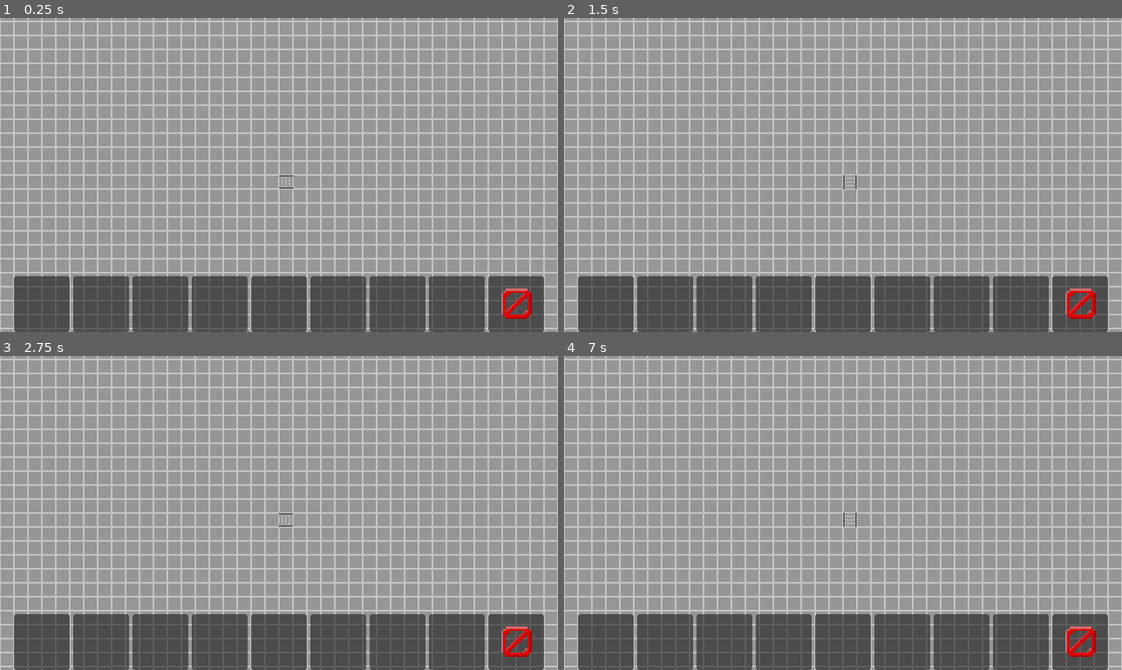
Above: before the commit, frames 1-4 (two rows, left to right).
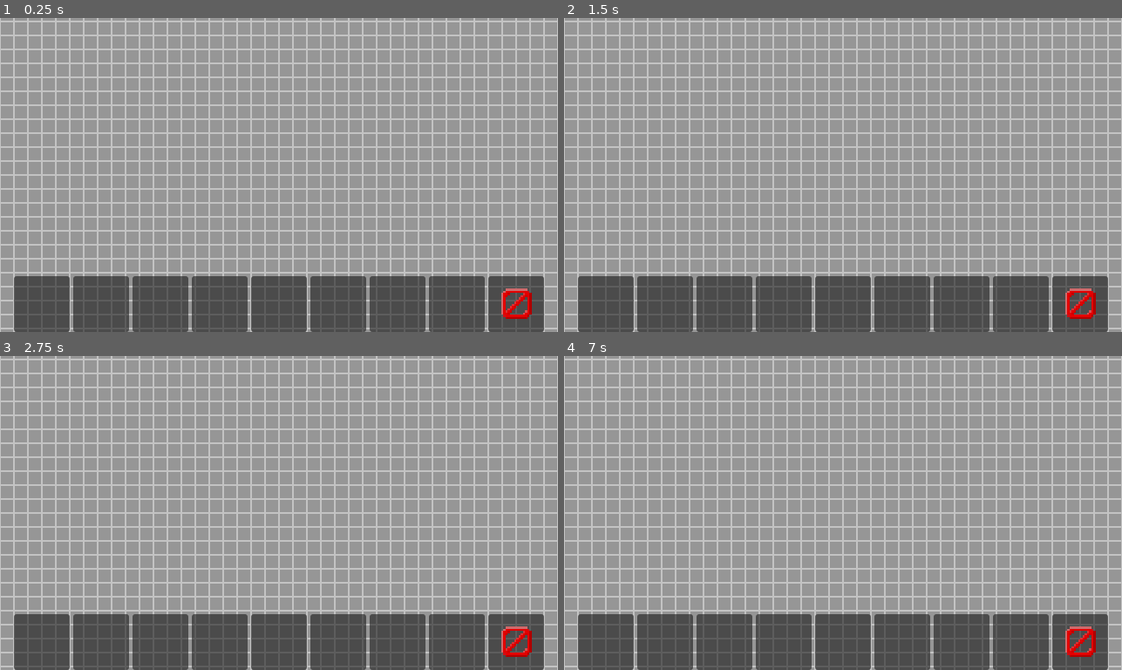
Above: after the commit, the same moments.

Repository: makazis/new-game-project
Game: Godot game, scene res://Scenes/game.tscn
Same seed, same stepped clock (60 frames per second), same inputs: the game is played once before the commit and once after it.
Inputs (mouse positions are in pixels of both pictures, inside the frame that each line leads up to):
- Up to frame 1 (0.25 s): no input
- Up to frame 2 (1.5 s): click (603, 303) at 0.52 s; click (603, 303) at 1.27 s
- Up to frame 3 (2.75 s): click (39, 641) at 2.02 s
- Up to frame 4 (7 s): tap Enter at 2.75, 4.25, 6.5 s; move the mouse to (965, 497) at 2.77 s; hold R (Rotate Building) 2.78-3.5 s; click (965, 497) at 2.92 s; tap Space at 3.5, 5.75 s; drag from (731, 528) to (815, 575) at 3.52 s; move the mouse to (898, 443) at 4.27 s; hold R (Rotate Building) 4.28-5 s; click (898, 443) at 4.42 s; drag from (815, 575) to (675, 465) at 5.02 s; move the mouse to (1010, 560) at 5.77 s; hold R (Rotate Building) 5.78-6.5 s; click (1010, 560) at 5.92 s; drag from (675, 465) to (759, 434) at 6.52 s

The runs differ from the first frame. In frame 1, less than 0.1% of the frame differs, in the area x 50-53%, y 50-55%; in frame 2, less than 0.1%; in frame 3, less than 0.1%; in frame 4, less than 0.1%.

Commit message:
the balls be coming

Diff:
--- a/Assets/Models/Conveyor.tscn
+++ b/Assets/Models/Conveyor.tscn
@@ -1,11 +1,24 @@
-[gd_scene load_steps=2 format=3 uid="uid://dqa5vwv3b7yo4"]
+[gd_scene load_steps=4 format=3 uid="uid://dqa5vwv3b7yo4"]
 
+[ext_resource type="Script" uid="uid://tvaskxgmxcnn" path="res://Scripts/TileScripts/conveyor.gd" id="1_6pivt"]
 [ext_resource type="Texture2D" uid="uid://bn7jbmdexof1c" path="res://Assets/tileset.png" id="1_bbslk"]
 
+[sub_resource type="RectangleShape2D" id="RectangleShape2D_r7tkn"]
+size = Vector2(16, 12)
+
 [node name="Conveyor" type="Node2D"]
+script = ExtResource("1_6pivt")
 
 [node name="Sprite2D" type="Sprite2D" parent="."]
 texture_filter = 1
 texture = ExtResource("1_bbslk")
 region_enabled = true
 region_rect = Rect2(0, 0, 16, 16)
+
+[node name="Area2D" type="Area2D" parent="."]
+
+[node name="CollisionShape2D" type="CollisionShape2D" parent="Area2D"]
+shape = SubResource("RectangleShape2D_r7tkn")
+
+[connection signal="body_entered" from="Area2D" to="." method="_on_area_2d_body_entered"]
+[connection signal="body_exited" from="Area2D" to="." method="_on_area_2d_body_exited"]
--- a/Assets/Models/Emiter.tscn
+++ b/Assets/Models/Emiter.tscn
@@ -1,8 +1,10 @@
-[gd_scene load_steps=2 format=3 uid="uid://coafhl214v3dj"]
+[gd_scene load_steps=3 format=3 uid="uid://coafhl214v3dj"]
 
 [ext_resource type="Texture2D" uid="uid://bn7jbmdexof1c" path="res://Assets/tileset.png" id="1_1hl2o"]
+[ext_resource type="Script" uid="uid://p36nrfpb03kf" path="res://Scripts/TileScripts/default_script.gd" id="1_n2kfg"]
 
 [node name="Emiter" type="Node2D"]
+script = ExtResource("1_n2kfg")
 
 [node name="Sprite2D" type="Sprite2D" parent="."]
 texture_filter = 1
--- a/Assets/Models/Turn.tscn
+++ b/Assets/Models/Turn.tscn
@@ -1,8 +1,10 @@
-[gd_scene load_steps=2 format=3 uid="uid://dwcvl8jam6yo8"]
+[gd_scene load_steps=3 format=3 uid="uid://dwcvl8jam6yo8"]
 
 [ext_resource type="Texture2D" uid="uid://bn7jbmdexof1c" path="res://Assets/tileset.png" id="1_pyyhs"]
+[ext_resource type="Script" uid="uid://p36nrfpb03kf" path="res://Scripts/TileScripts/default_script.gd" id="1_uf0k2"]
 
-[node name="Collector" type="Node2D"]
+[node name="Turn" type="Node2D"]
+script = ExtResource("1_uf0k2")
 
 [node name="Sprite2D" type="Sprite2D" parent="."]
 texture_filter = 1
--- a/Scenes/free_thinking_juice.tscn
+++ b/Scenes/free_thinking_juice.tscn
@@ -3,7 +3,7 @@
 [ext_resource type="Script" uid="uid://d2a82k7koo4qs" path="res://Scripts/free_thinking_juice.gd" id="1_y6tui"]
 
 [sub_resource type="PhysicsMaterial" id="PhysicsMaterial_y6tui"]
-friction = 0.9
+friction = 0.0
 bounce = 0.1
 
 [sub_resource type="Gradient" id="Gradient_algyu"]
@@ -21,9 +21,10 @@
 [sub_resource type="CircleShape2D" id="CircleShape2D_onhwu"]
 radius = 2.0
 
-[node name="Free Thinker Juice" type="RigidBody2D"]
+[node name="Free Thinker Juice" type="RigidBody2D" groups=["Liquid"]]
 physics_material_override = SubResource("PhysicsMaterial_y6tui")
 gravity_scale = 0.0
+linear_damp = 0.1
 script = ExtResource("1_y6tui")
 
 [node name="Sprite2D" type="Sprite2D" parent="."]
--- /dev/null
+++ b/Scripts/TileScripts/conveyor.gd
@@ -0,0 +1,27 @@
+extends Node2D
+
+@onready var area=$Area2D
+var colliding_bodies=[]
+var direction = 0
+var direction_vector=Vector2(-1,0)
+func _physics_process(delta: float) -> void:
+	for i in colliding_bodies:
+		i.apply_force(direction_vector*delta*3000)
+		if direction%2==0:
+			i.apply_force(Vector2(0,global_position.y-i.global_position.y)*delta*1000)
+		else:
+			i.apply_force(Vector2(global_position.x-i.global_position.x,0)*delta*1000)
+		var their_velocity=i.linear_velocity.distance_to(Vector2(0,0))
+		if their_velocity>12:
+			i.linear_velocity/=their_velocity/12
+
+
+
+func _on_area_2d_body_entered(body: Node2D) -> void:
+	if body.is_in_group("Liquid"):
+		colliding_bodies.append(body)
+
+
+func _on_area_2d_body_exited(body: Node2D) -> void:
+	if body.is_in_group("Liquid"):
+		colliding_bodies.erase(body)
--- /dev/null
+++ b/Scripts/TileScripts/default_script.gd
@@ -0,0 +1,5 @@
+extends Node
+
+var direction = 0
+
+var direction_vector=Vector2(-1,0)
--- a/Scripts/free_thinking_juice.gd
+++ b/Scripts/free_thinking_juice.gd
@@ -23,4 +23,5 @@
 	if "Bouncy" in liquid_data[new_ID]:
 		physics_material_override.bounce=liquid_data[new_ID]["Bouncy"]
 	if "Friction" in liquid_data[new_ID]:
-		physics_material_override.bounce=liquid_data[new_ID]["Friction"]
+		#physics_material_override.bounce=liquid_data[new_ID]["Friction"]
+		linear_damp=0.1*(1-liquid_data[new_ID]["Friction"])
--- a/Scripts/game.gd
+++ b/Scripts/game.gd
@@ -37,7 +37,11 @@
 		name = Global.buildings[in_buildings_id]["Name"]
 		tool_tip = Global.buildings[in_buildings_id]["ToolTip"]
 		object = load(Global.buildings[in_buildings_id]["ModelPath"]).instantiate()
+
+
 		direction_vector=[Vector2(-1,0),Vector2(0,-1),Vector2(1,0),Vector2(0,1)][in_direction]
+		object.direction=in_direction
+		object.direction_vector=direction_vector
 		parent.add_child(object)
 		rotate(in_direction)
 		storage={}
@@ -54,7 +58,6 @@
 	func per_frame(delta):
 		if classification_id == 3: #Emitter
 			if item_timers[0].is_finished:
-				#print("Ā")
 				create_liquid(0)
 				item_timers[0].reset()
 	#func get_adjacent_building(to_direction):
@@ -73,17 +76,12 @@
 	func die():
 		if self in Global.buildings:
 			Global.buildings_2.erase(self)
-var temp_building : building
 func _ready() -> void:
 	Global.game = self
-	temp_building = building.new(0, 0, $Buildings, Vector2(0,0))
 
 var delay = 0
 func _process(delta: float) -> void:
-	delay += delta
-	if delay > 1:
-		delay = 0
-		temp_building.rotate(temp_building.direction + 1)
+
 	for i in Global.buildings_2:
 		i.per_frame(delta)
 var inv_open=true
--- a/project.godot
+++ b/project.godot
@@ -28,8 +28,14 @@
 [file_customization]
 
 folder_colors={
-"res://Scripts/InvScripts/": "orange"
+"res://Scenes/": "red",
+"res://Scripts/InvScripts/": "orange",
+"res://Scripts/TileScripts/": "yellow"
 }
+
+[global_group]
+
+Liquid="The blue balls that fly around and stuff"
 
 [input]
 
Not shown, added: Scripts/TileScripts/conveyor.gd.uid
Not shown, added: Scripts/TileScripts/default_script.gd.uid
